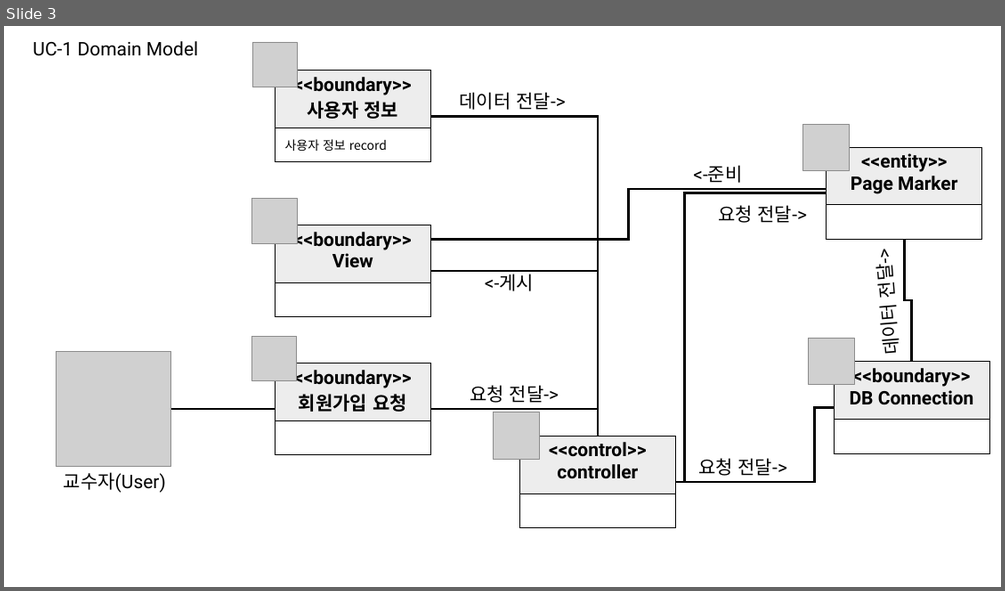
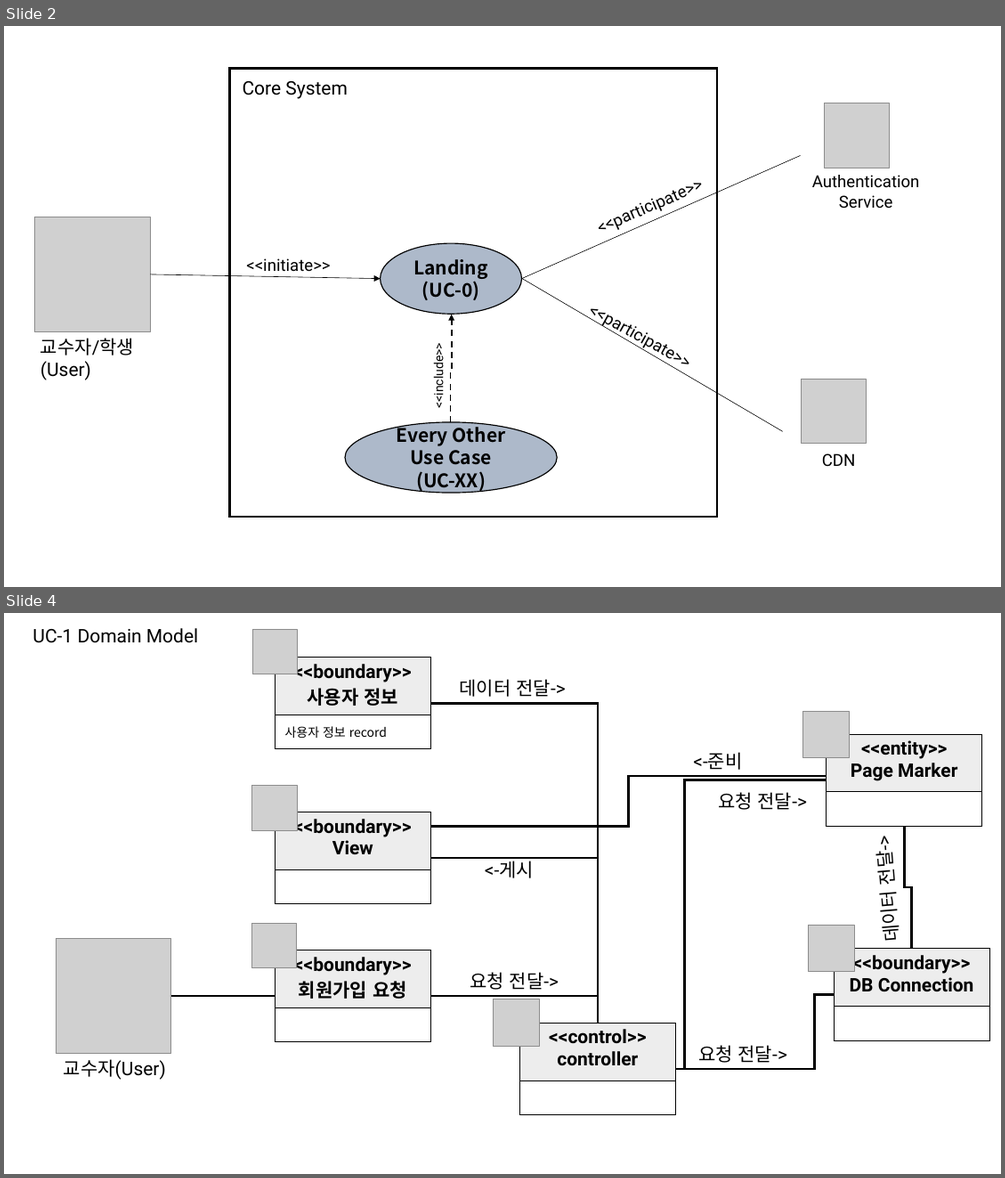
Before and after one commit to lhy0718/2021-SE-Team-Project, a slide deck: Core/diagram.pptx. Shown one above the other, each under a label of ours: slide 3 before the commit, slides 2 and 4 after it; the slides between them are not shown. The pictures are 1005x591 and 1005x1178 pixels, drawn with LibreOffice and Linux fonts; fonts in the diff are those of the drawing; grey boxes stand for pictures. Boxes give left, top, right and bottom in pixels: in the first picture for what was removed or moved away, otherwise in the second. Text is boxed around its words. In the diff, an @@ line names an element or a change of style, - is before the commit and + after.

Commit message:
WIP: Fix UseCases and Case Diagram

```diff
--- a/Core/diagram.pptx
+++ b/Core/diagram.pptx
@@ slide 2 added at [4,26,1001,587], background #FFFFFF @@
@@ rectangle added at [230,69,718,516], outline #000000 2.25 pt @@
@@ text added at [243,81,348,99], 18 pt, text #000000 @@
+Core System
@@ picture added at [825,103,890,168] @@
@@ line added from (521, 279) to (801, 155), #000000 0.5 pt @@
@@ text added at [585,156,738,243], 16 pt, text #000000 @@
+<<participate>>
@@ text added at [812,175,920,208], 16 pt, text #000000 @@
+Authentication
+Service
@@ picture added at [34,216,150,332] @@
@@ text added at [246,258,330,276], 16 pt, text #000000 @@
+<<initiate>>
@@ ellipse added at [380,244,521,313], fill #ADB9CA, outline #000000 1 pt, 18 pt, text #000000, bold @@
+Landing
+(UC-0)
@@ arrow added from (150, 274) to (380, 279), #000000 0.5 pt @@
@@ line added from (521, 278) to (783, 431), #000000 0.5 pt @@
@@ text added at [577,292,727,392], 16 pt, text #000000 @@
+<<participate>>
@@ elbow arrow added from (451, 422) to (451, 314), #000000 1.5 pt dashed @@
@@ text added at [40,338,134,380], 18 pt, text #000000 @@
+교수자/학생(User)
@@ text added at [430,349,446,407], 12 pt, text #000000 @@
+<<include>>
@@ picture added at [801,378,866,443] @@
@@ ellipse added at [345,422,557,492], fill #ADB9CA, outline #000000 1 pt, 18 pt, text #000000, bold @@
+Every Other Use Case
+(UC-XX)
@@ text added at [822,453,856,466], 16 pt, text #000000 @@
+CDN
@@ what was slide 3 is now slide 4 @@
```
Also in this commit, not shown: 1 slide changed, 1 other file.
